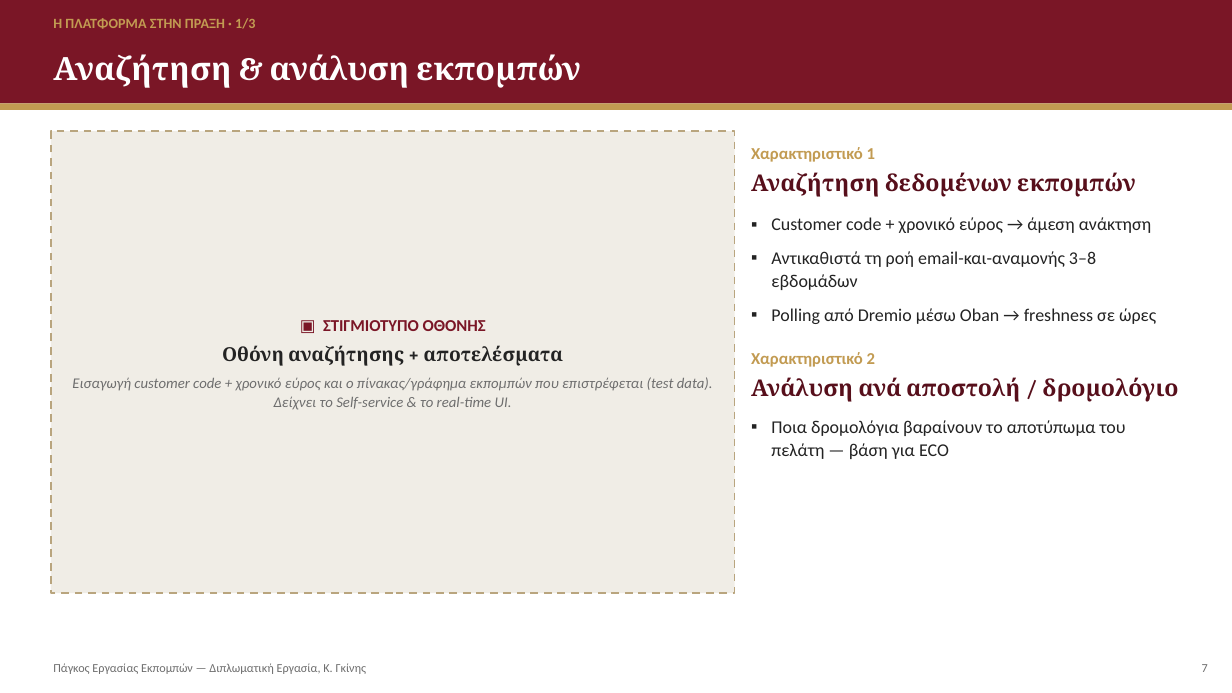
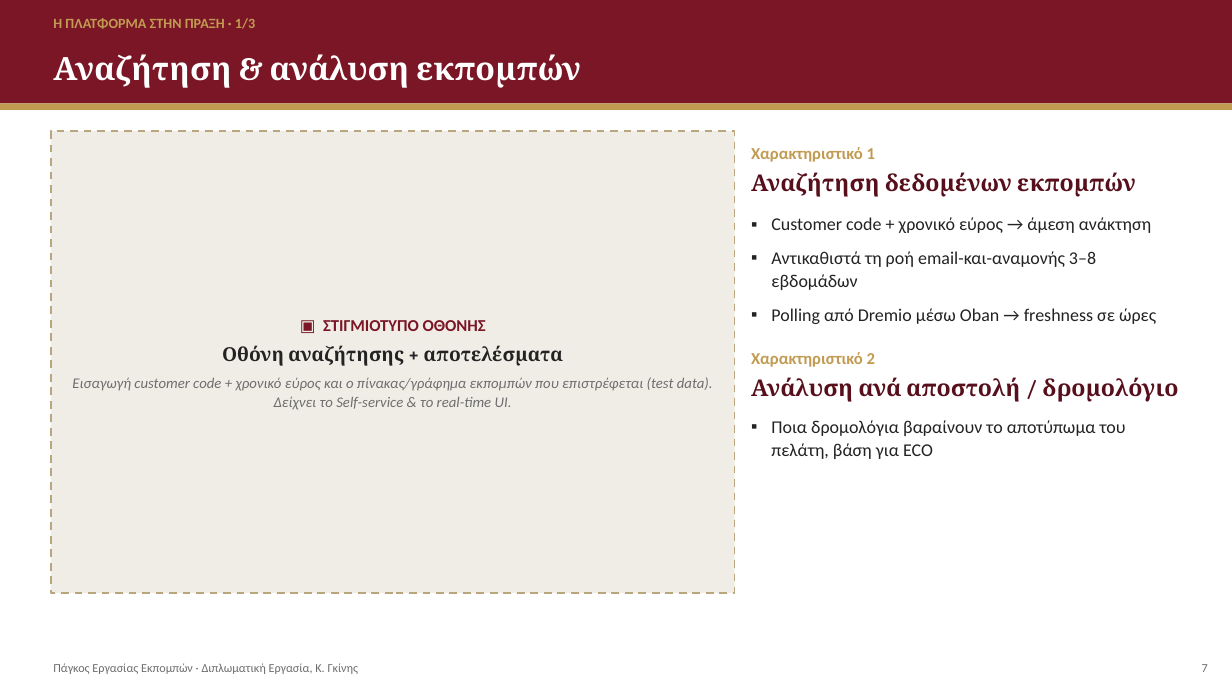
Before and after one commit to konst-gkinis/diplomatiki, a slide deck: slide 8 of presentations/defense.pptx. Drawn at 1232x693 pixels with LibreOffice and Linux fonts; fonts in the diff are those of the drawing. Boxes give left, top, right and bottom in pixels: in the first picture for what was removed or moved away, otherwise in the second. Text is boxed around its words. In the diff, an @@ line names an element or a change of style, - is before the commit and + after.

```diff
--- a/presentations/defense.pptx
+++ b/presentations/defense.pptx
@@ text at [53,18,255,29]: text changed @@
-Η ΠΛΑΤΦΌΡΜΑ ΣΤΗΝ ΠΡΆΞΗ · 1/3
+Η ΠΛΑΤΦΟΡΜΑ ΣΤΗΝ ΠΡΑΞΗ · 1/3
@@ text at [771,420,1126,459]: text changed @@
-▪ Ποια δρομολόγια βαραίνουν το αποτύπωμα του πελάτη — βάση για ECO
+▪ Ποια δρομολόγια βαραίνουν το αποτύπωμα του πελάτη, βάση για ECO
@@ text at [53,663,359,674]: text changed @@
-Πάγκος Εργασίας Εκπομπών — Διπλωματική Εργασία, Κ. Γκίνης
+Πάγκος Εργασίας Εκπομπών · Διπλωματική Εργασία, Κ. Γκίνης
```
Also in this commit, not shown: 15 other slides changed, 1 slide added, 22 other files.
